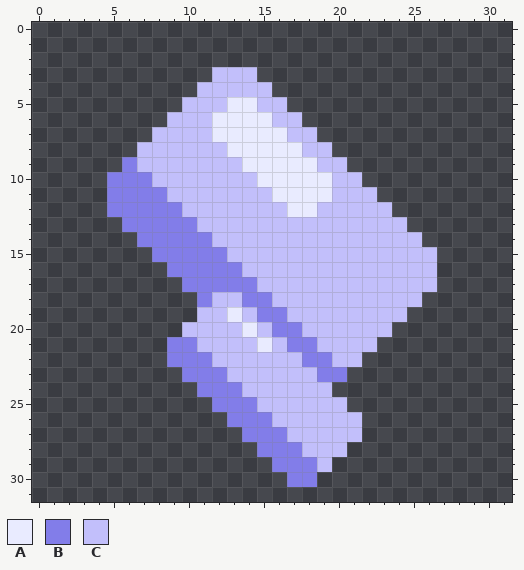
Pixel-art sprite, stored at sprites/items/ice.png. The picture above was drawn from the file before the commit.
The file is 32x32 pixels.
Palette (. is transparent): A #e9ebff  B #827de9  C #c2bffb
Pixels before, first column x 5:
 3 .......CCC............
 4 ......CCCCC...........
 5 .....CCCAACC..........
 6 ....CCCAAAACC.........
 7 ...CCCCAAAAACC........
 8 ..CCCCCCAAAAACC.......
 9 .BCCCCCCCAAAAACC......
10 BBBCCCCCCCAAAAACC.....
11 BBBBCCCCCCCAAAACCC....
12 BBBBBCCCCCCCAACCCCC...
13 .BBBBBCCCCCCCCCCCCCC..
14 ..BBBBBCCCCCCCCCCCCCC.
15 ...BBBBBCCCCCCCCCCCCCC
16 ....BBBBBCCCCCCCCCCCCC
17 .....BBBBBCCCCCCCCCCCC
18 ......BCCBBCCCCCCCCCC.
19 ......CCACBBCCCCCCCC..
20 .....CCCCACBBCCCCCC...
21 ....BBCCCCACBBCCCC....
22 ....BBBCCCCCCBBCC.....
23 .....BBBCCCCCCBB......
24 ......BBBCCCCCC.......
25 .......BBBCCCCCC......
26 ........BBBCCCCCC.....
27 .........BBBCCCCC.....
28 ..........BBBCCC......
29 ...........BBBC.......
30 ............BB........
Now the later version:
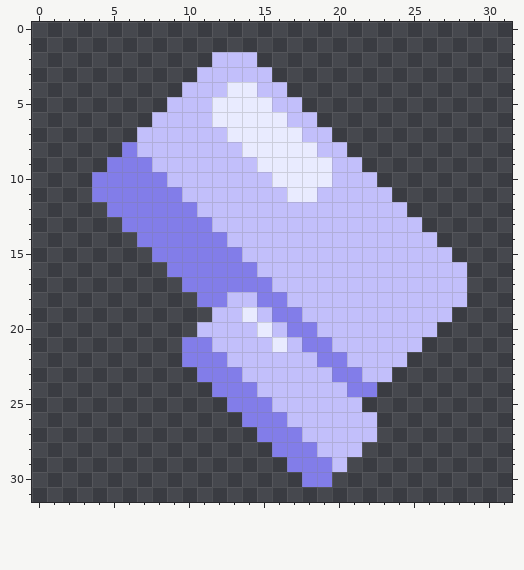
From the commit log: Made ice larger
Changes in this commit:
Colour C becomes colour A in row 4 at x 13 to 14; in row 5 at x 12 and 15; in row 6 at x 16; in row 7 at x 17; in row 8 at x 18; in row 9 at x 19.
Colour C becomes colour A in row 19 at x 14; in row 20 at x 15; in row 21 at x 16.
The author put colour B in row 8 at x 6; in row 9 at x 5; in rows 10 to 11 at x 4; in row 23 at x 21; in row 24 at x 21 to 22; in row 30 at x 19.
Colour C becomes colour B in row 9 at x 7; in row 10 at x 8; in row 11 at x 9; in row 12 at x 10; in row 13 at x 11; in row 14 at x 12.
Colour C becomes colour B in row 15 at x 13; in row 16 at x 14; in row 17 at x 15; in row 18 at x 12 and 16; in row 19 at x 17; in row 20 at x 18.
Colour C becomes colour B in row 21 at x 11 and 19; in row 22 at x 12 and 20; in row 23 at x 13; in row 24 at x 14; in row 25 at x 15; in row 26 at x 16.
Colour C becomes colour B in row 27 at x 17; in row 28 at x 18; in row 29 at x 19.
The author put colour C in row 2 at x 12 to 14; in row 3 at x 11 and 15; in row 4 at x 10 and 16; in row 5 at x 9 and 17; in row 6 at x 8 and 18; in row 7 at x 7 and 19.
The author put colour C in row 8 at x 20; in row 9 at x 21; in row 10 at x 22; in row 11 at x 23; in row 12 at x 24; in row 13 at x 25.
The author put colour C in row 14 at x 26; in row 15 at x 27; in rows 16 to 17 at x 27 to 28; in row 18 at x 26 to 28; in row 19 at x 25 to 27; in row 20 at x 24 to 26.
The author put colour C in row 21 at x 23 to 25; in row 22 at x 22 to 24; in row 23 at x 22 to 23; in row 24 at x 20; in row 25 at x 21; in rows 26 to 27 at x 22.
The author put colour C in row 28 at x 21; in row 29 at x 20.
Colour A becomes colour C in row 7 at x 12; in row 8 at x 13; in row 9 at x 14; in row 10 at x 15; in row 11 at x 16 and 19; in row 12 at x 17 to 18.
Colour A becomes colour C in row 19 at x 13; in row 20 at x 14; in row 21 at x 15.
Colour B becomes colour C in row 18 at x 14; in row 19 at x 15; in row 20 at x 16; in row 21 at x 17; in row 22 at x 18; in row 23 at x 19.
Colour B is gone in rows 21 to 22 at x 9; in row 23 at x 10; in row 24 at x 11; in row 25 at x 12; in row 26 at x 13; in row 27 at x 14.
Colour B is gone in row 28 at x 15; in row 29 at x 16; in row 30 at x 17.
Colour C is gone in row 19 at x 11; in row 20 at x 10.
Pixel boxes of the changes (left, top, right, bottom) in both pictures:
changed: (92, 52, 467, 487)
